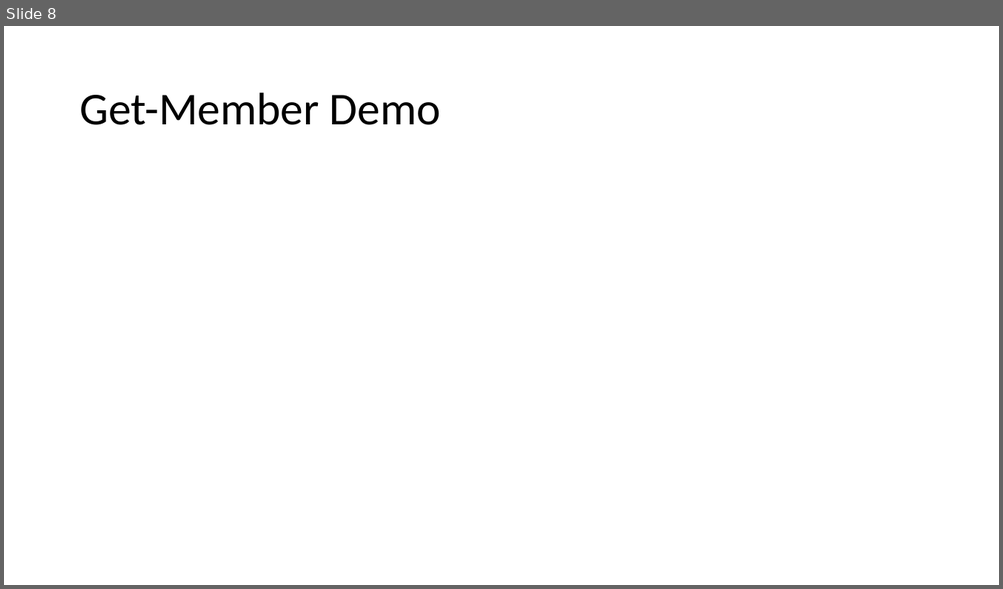
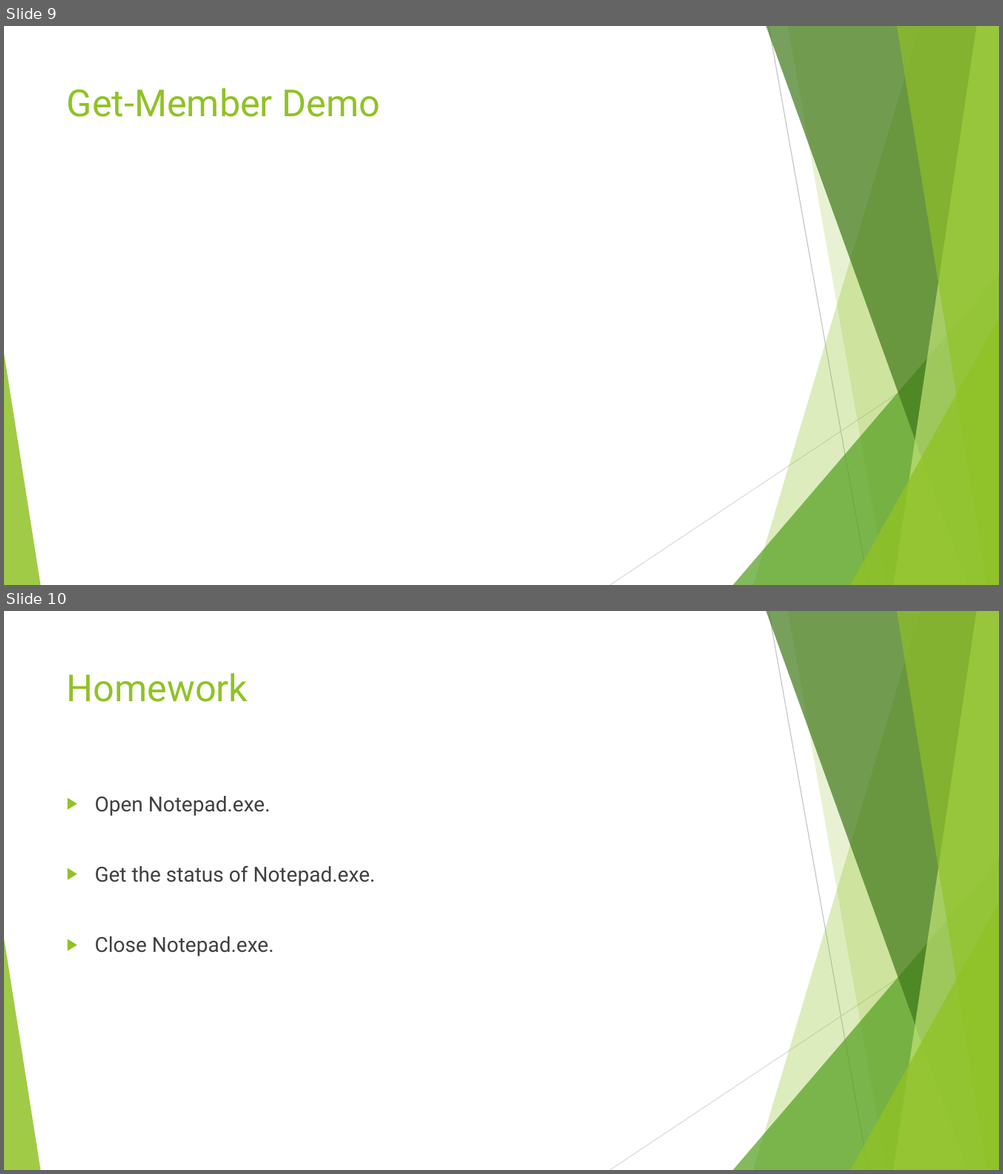
Before and after one commit to ergo3114/Fundamentals1, a slide deck: PowerShell Fundamentals 1.pptx. Shown one above the other, each under a label of ours: slide 8 before the commit, slides 9 and 10 after it. The pictures are 1003x589 and 1003x1174 pixels, drawn with LibreOffice and Linux fonts; fonts in the diff are those of the drawing. Boxes give left, top, right and bottom in pixels: in the first picture for what was removed or moved away, otherwise in the second. Text is boxed around its words. In the diff, an @@ line names an element or a change of style, - is before the commit and + after.

```diff
--- a/PowerShell Fundamentals 1.pptx
+++ b/PowerShell Fundamentals 1.pptx
@@ slide 10 added at (4,611,999,1170), background #FFFFFF; not listed: 10 template elements that a slide beside it also shows @@
@@ title added at (67,673,248,702), 36 pt, text #90C226 @@
+Homework
@@ text added at (95,796,375,957), 20 pt, text #404040 @@
+▶ Open Notepad.exe.
+▶ Get the status of Notepad.exe.
+▶ Close Notepad.exe.
@@ what was slide 8 is now slide 9 @@
@@ slide 9 changed as well @@
@@ title "Get-Member Demo": place and size @@
-title "Get-Member Demo" at (79,93,441,125)
+title "Get-Member Demo" at (67,88,381,117)
@@ title "Get-Member Demo" at (67,88,381,117): size 44 to 36 pt, font Calibri to Roboto, text colour #000000 to #90C226; line spacing 0.9 to 1; vertical alignment middle to top @@
@@ group added at (4,26,999,585): 5 freeform shapes, 3 triangles, 2 lines @@
```
Also in this commit, not shown: 8 other slides changed, 3 other slides added.
